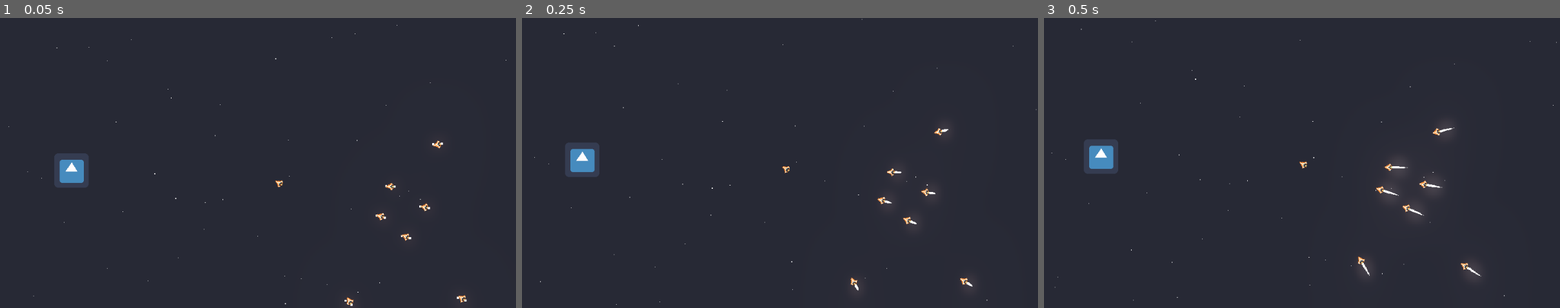
Above: before the commit, frames 1-3 (left to right).
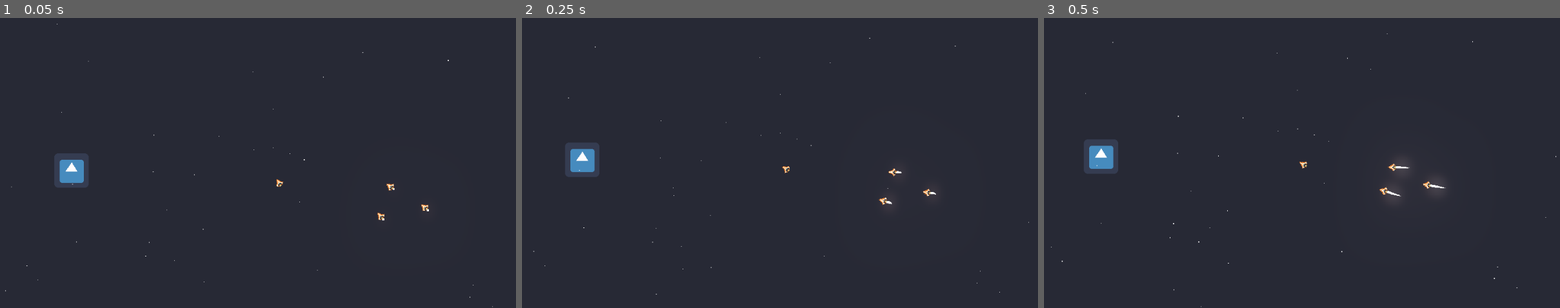
Above: after the commit, the same moments.

Repository: McArthur-Alford/spaceship-thing
Game: Godot game, scene res://world/World.tscn
Same seed, same stepped clock (60 frames per second), same inputs: the game is played once before the commit and once after it. The engine's default icon, where the game draws it, is replaced by a stand-in: a white triangle on a blue panel in a dark square.
Inputs:
- Up to frame 1 (0.05 s): no input
- Up to frame 2 (0.25 s): no input
- Up to frame 3 (0.5 s): no input

The runs differ from the first frame. In frame 1, 0.3% of the frame differs, in the area x 1-99%, y 2-100%; in frame 2, 0.3%; in frame 3, 0.5%, in the area x 1-100%, y 0-100%.

Commit message:
Implemented movement manager

Diff:
--- a/enemy/Enemy.gd
+++ b/enemy/Enemy.gd
@@ -2,18 +2,26 @@
 
 onready var sensor = $Sensor
 
-const seperation_range = 25.0
+const seperation_range = 15.0
 
 var player = null
 
 var movement_manager = MovementManager.new()
 
+var state = 0
+
 func _ready():
 	movement_manager.init(self)
+
+var seperation = Vector2.ZERO
+var steering = Vector2.ZERO
+var pursuit = Vector2.ZERO
 
 func _process(delta:float) -> void:
 	var bodies = sensor.get_overlapping_bodies()
 	bodies.erase(self)
+
+	max_velocity = 500
 
 	var global_player = get_tree().get_nodes_in_group("player")[0]
 	for item in bodies:
@@ -31,20 +39,66 @@
 	movement_manager.reset()
 
 	if(global_player != null):
-#		movement_manager.seek(global_player.position, 100.0, 1.0)
-		movement_manager.pursuit(global_player, 1.0)
+		movement_manager.seek(global_player.position, 10.0, 1.0)
+	pursuit = pursuit.linear_interpolate(movement_manager.get_steering(), 0.03)
 
+	var too_close = []
+	var to_align = []
+	if player != null && player.position.distance_to(position) < seperation_range * 3:
+#		movement_manager.flee(player.position, 10.0, 2.0)
+#		too_close.append(player)
+		movement_manager.avoid(player.position, 1.5)
 	for body in bodies:
 		if body.position.distance_to(position) < seperation_range:
-			movement_manager.flee(body.position, seperation_range * 15.0, 1.0)
+			if (body.position - position).normalized().dot(velocity.normalized()) > 0.8:
+				movement_manager.avoid(body.position, 1.0)
+			else:
+				too_close.append(body)
+		if body.position.distance_to(position) < seperation_range * 3:
+			to_align.append(body)
+#			movement_manager.flee(body.position, 10.0,  1.0)
+	seperation = seperation.linear_interpolate(movement_manager.separation(too_close, 1.0, seperation_range, 2), 0.03)
+#	movement_manager.align(to_align, 1.0)
+	steering = steering.linear_interpolate(movement_manager.get_steering(), 0.03)
 
 	facing = movement_manager.calculate(100.0, 1.0)
+	update()
+	turn_to((velocity) / 3)
+	if facing.normalized().dot(velocity.normalized()) > 0.3 && facing.length() > 25:
+		accelerating = true
+	else:
+		accelerating = false
+	facing = facing.normalized()
 
-	accelerating = true
-	facing = facing.normalized()
 	.steer(position + facing, max_velocity)
 
-	turn_to(velocity.normalized())
+	$RayCast2D.cast_to = (velocity.normalized() * 500)
+	if player != null:
+		if $RayCast2D.get_collider() == player && facing.normalized().dot((player.position - position).normalized()) > 0.99:
+			fire_laser(facing.normalized(), Color(4,1,1))
+
+func _draw():
+#	draw_line(Vector2.ZERO, seperation / 150 * seperation_range, Color.red)
+#	draw_line(Vector2.ZERO, pursuit / 150  * seperation_range, Color.blue)
+#	draw_line(Vector2.ZERO, steering / 150  * seperation_range, Color.purple)
+#	draw_line(Vector2.ZERO, facing.normalized() * 10, Color.magenta)
+#	draw_empty_circle(Vector2.ZERO, seperation_range, Color.red, 1)
+	pass
+
+func draw_empty_circle(center: Vector2, radius: float, color: Color, resolution: int):
+	var draw_counter = 1
+	var line_origin = Vector2()
+	var line_end = Vector2()
+	line_origin = center + Vector2.RIGHT * radius
+
+	while draw_counter <= 360:
+		line_end = Vector2.RIGHT.rotated(deg2rad(draw_counter)) * radius + center
+		draw_line(line_origin, line_end, color)
+		draw_counter += 1 / resolution
+		line_origin = line_end
+
+	line_end = Vector2.RIGHT.rotated(deg2rad(360)) * radius + center
+	draw_line(line_origin, line_end, color)
 
 ##	acceleration = speed * facing
 #	if player != null:
--- a/enemy/Enemy.tscn
+++ b/enemy/Enemy.tscn
@@ -6,12 +6,14 @@
 [sub_resource type="CircleShape2D" id=1]
 radius = 100.0
 
-[node name="Fighter" groups=[
-"enemy",
-] instance=ExtResource( 1 )]
+[node name="Fighter" groups=["enemy"] instance=ExtResource( 1 )]
 script = ExtResource( 2 )
 
 [node name="Sensor" type="Area2D" parent="." index="3"]
 
 [node name="Sensor" type="CollisionShape2D" parent="Sensor" index="0"]
 shape = SubResource( 1 )
+
+[node name="RayCast2D" type="RayCast2D" parent="." index="4"]
+enabled = true
+cast_to = Vector2( 0, -1000 )
--- a/fighter/Fighter.gd
+++ b/fighter/Fighter.gd
@@ -32,10 +32,13 @@
 
 const max_steering_accel = 5.0
 
+var team = 0
+
 func turn_to(desired_facing:Vector2) -> void:
 #	var facing = Vector2(cos(deg2rad(sprite.rotation_degrees)), sin(deg2rad(sprite.rotation_degrees)))
 #	sprite.rotation_degrees = rad2deg(facing.slerp(desired_facing, 0.8).angle() + PI / 4)
-	sprite.rotation_degrees = rad2deg((desired_facing).angle() + PI / 2)
+	sprite.rotation_degrees = rad2deg(lerp_angle(deg2rad(sprite.rotation_degrees), desired_facing.angle() + PI / 2, 0.49))
+#	sprite.rotation_degrees = rad2deg((desired_facing).angle() + PI / 2)
 
 func _process(delta:float):
 	mouse_pos = get_global_mouse_position()
@@ -75,15 +78,16 @@
 	reloaded = false
 	reload_timer.start()
 
-func fire_laser():
+func fire_laser(direction: Vector2, color: Color):
 	if reloaded:
 		deload()
 		var instance = projectile.instance()
 		instance.position = firepoints[firepoint].global_position
 		firepoint = (firepoint + 1) % firepoints.size()
-		instance.direction = mouse_dir
-		instance.friend = self
+		instance.direction = direction
+		instance.team = team
 		instance.calculate_rotation()
+		instance.get_node("Polygon2D").modulate = color
 		get_tree().current_scene.add_child(instance)
 
 func damage(damage:int) -> void:
@@ -104,7 +108,7 @@
 func steer(target, desired_speed):
 	var desired_velocity = (target - position).normalized() * desired_speed
 	var steer = (desired_velocity - velocity).clamped(max_steering_accel)
-	acceleration = steer
+	acceleration = acceleration.linear_interpolate(steer, 0.3)
 
 func thrust(target, force):
 	target = target.normalized()
--- a/laser/projectile.gd
+++ b/laser/projectile.gd
@@ -4,7 +4,7 @@
 export var direction:Vector2 = Vector2.LEFT
 export var speed:float = 10.0
 export var accel:float = 1.04
-var friend:Object
+var team:int
 var damage = 10
 
 onready var laser_hit = load("res://laser/laser_hit/laser_hit.tscn")
@@ -21,14 +21,14 @@
 	queue_free()
 
 func _on_body_entered(body):
-	if(body.is_in_group("ship")):
+	if(body.is_in_group("ship") && body.team != team):
 		body.damage(damage)
 
-	var instance = laser_hit.instance()
-	instance.position = position + scale.y * 0.5 * direction
-	instance.process_material.direction = Vector3(direction.x, direction.y, 0)
-	instance.process_material.initial_velocity = speed  * 3
-	instance.restart()
-	get_tree().current_scene.add_child(instance)
+		var instance = laser_hit.instance()
+		instance.position = position + scale.y * 0.5 * direction
+		instance.process_material.direction = Vector3(direction.x, direction.y, 0)
+		instance.process_material.initial_velocity = speed  * 3
+		instance.restart()
+		get_tree().current_scene.add_child(instance)
 
-	queue_free()
+		queue_free()
--- a/movementManager/MovementManager.gd
+++ b/movementManager/MovementManager.gd
@@ -17,6 +17,7 @@
 		desired_velocity *= distance / slowing_radius
 	var force = desired_velocity - host.velocity
 	steering += force * weight
+	return force*weight
 
 func flee(target: Vector2, acceleration_radius: float, weight: float):
 	var desired_velocity = (host.position - target).normalized() * host.max_velocity
@@ -25,23 +26,57 @@
 	desired_velocity *= acceleration_radius / distance
 	var force = desired_velocity - host.velocity
 	steering += force * weight
+	return force*weight
 
 func evade(target: Fighter, weight: float):
 	var change = Vector2.ZERO
 #	...
 	steering += change
 
-const T = 2.0
-func pursuit(target: Fighter, weight: float):
-	var prediction: Vector2 = target.position + target.velocity * T
-	seek(prediction, 1.0, weight)
+func pursuit(target: Fighter, weight: float, slowing_radius: float, delta_t: float):
+	var prediction: Vector2 = (target.position + target.velocity * delta_t)
+	return seek(prediction, slowing_radius, weight)
 # ...
+
+func avoid(target: Vector2, weight: float):
+#	Assumes the velocity of host does intersect the target
+	var ahead = host.position + host.velocity.normalized()
+	var desired_velocity = ((ahead - host.position).normalized() - (target - host.position).normalized()).normalized() * host.max_velocity
+	var force = desired_velocity + host.velocity
+	steering += force * weight
+	return force * weight
+
+func separation(targets: Array, weight: float, seperation_range: float, power: float):
+	var desired_velocity = Vector2.ZERO
+	for target in targets:
+#		desired_velocity += (host.position - target.position).normalized() * host.max_velocity
+		desired_velocity += (host.position - target.position).normalized() *( pow(seperation_range / (host.position - target.position).length(),power) - 1)* host.max_velocity
+	if targets.size() != 0:
+		desired_velocity /= targets.size()
+
+	var force = desired_velocity
+	steering += force * weight
+	return force * weight
+
+func align(targets: Array, weight: float):
+	var desired_velocity = Vector2.ZERO
+	for target in targets:
+		desired_velocity += target.velocity
+	if targets.size() != 0:
+		desired_velocity /= targets.size()
+
+	var force = desired_velocity
+	steering += force * weight
+	return force * weight
 
 # Controlls:
 
 func reset():
 	steering = Vector2.ZERO
 
+func get_steering() -> Vector2:
+	return steering
+
 func calculate(max_force: float, mass: float) -> Vector2:
-	steering = steering.clamped(max_force) / mass
+	steering = (steering - host.velocity).clamped(max_force) / mass
 	return steering
--- a/player/Player.gd
+++ b/player/Player.gd
@@ -1,6 +1,9 @@
 extends "res://fighter/Fighter.gd"
 
 func _process(delta:float) -> void:
+	health = 1000
+	team = 1
+
 	if(Input.is_action_pressed("left_click") and mouse_pos.distance_to(position) > 10):
 #		acceleration = mouse_dir.normalized() * speed
 		thrust(mouse_pos-position, speed)
@@ -10,7 +13,7 @@
 		accelerating = false
 
 	if(Input.is_action_pressed("right_click")):
-		fire_laser()
+		fire_laser(mouse_dir, Color(1,4,1))
 
 func _physics_process(delta:float) -> void:
 	facing = mouse_dir
--- a/world/World.tscn
+++ b/world/World.tscn
@@ -61,18 +61,6 @@
 [node name="Fighter4" parent="." instance=ExtResource( 2 )]
 position = Vector2( 181.75, 84.25 )
 
-[node name="Fighter5" parent="." instance=ExtResource( 2 )]
-position = Vector2( 217, 112.75 )
-
-[node name="Fighter6" parent="." instance=ExtResource( 2 )]
-position = Vector2( 138.512, 203.13 )
-
-[node name="Fighter7" parent="." instance=ExtResource( 2 )]
-position = Vector2( 295.49, 198.887 )
-
-[node name="Fighter8" parent="." instance=ExtResource( 2 )]
-position = Vector2( 260.842, -15.7198 )
-
 [node name="ParallaxBackground" type="ParallaxBackground" parent="."]
 scroll_ignore_camera_zoom = true
 
